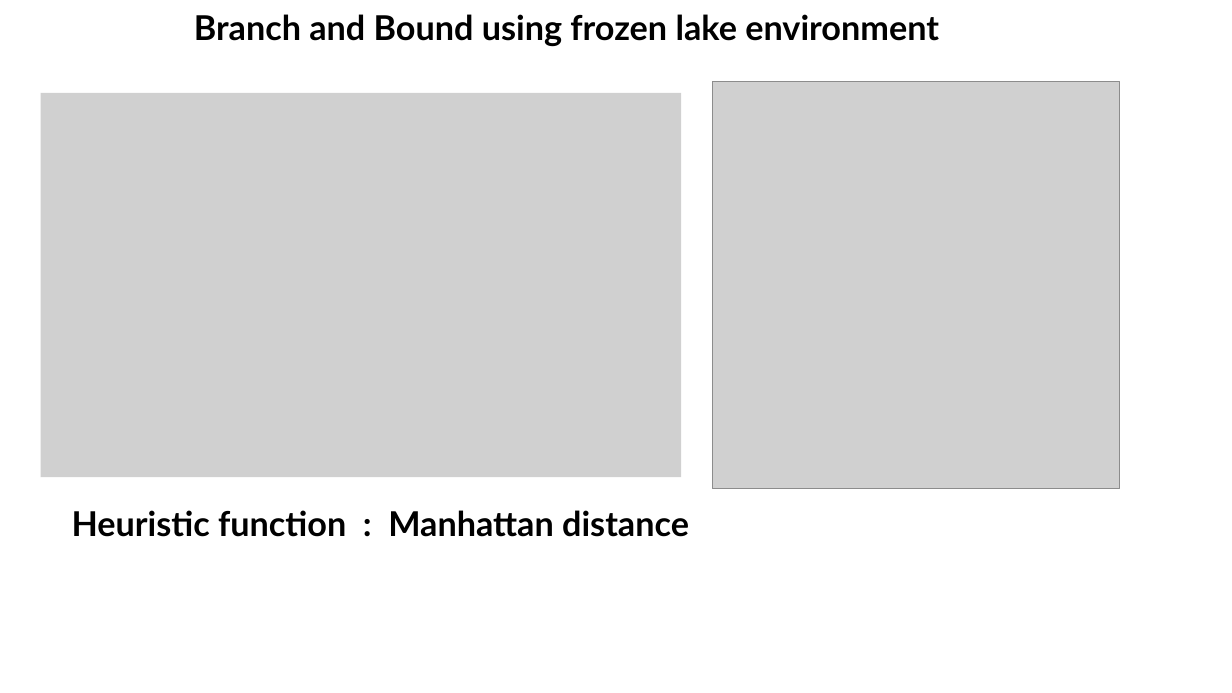
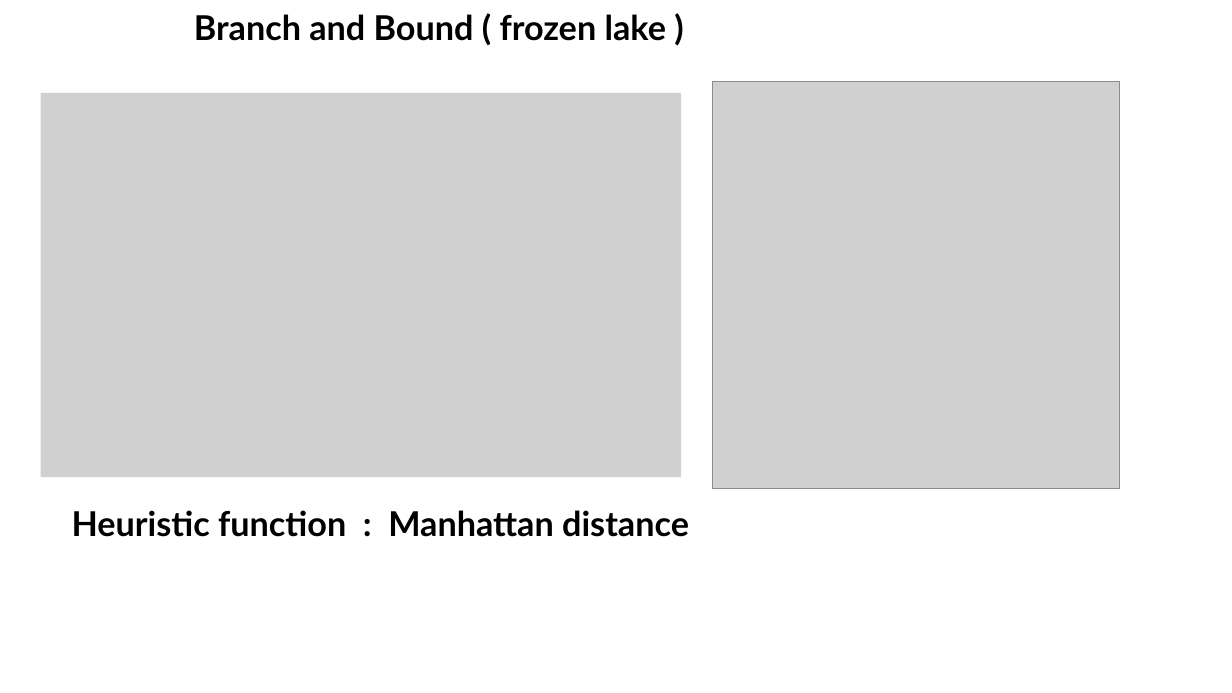
Before and after one commit to KowshikAllu/Search-and-Optimization-of-AI-algorithms, a slide deck: slide 2 of slides/AI_slides.pptx. Drawn at 1232x693 pixels with LibreOffice and Linux fonts; fonts in the diff are those of the drawing; grey boxes stand for pictures. Boxes give left, top, right and bottom in pixels: in the first picture for what was removed or moved away, otherwise in the second. Text is boxed around its words. In the diff, an @@ line names an element or a change of style, - is before the commit and + after.

```diff
--- a/slides/AI_slides.pptx
+++ b/slides/AI_slides.pptx
@@ text at [194,14,666,41]: text changed @@
-Branch and Bound using frozen lake environment
+Branch and Bound ( frozen lake )
```
Also in this commit, not shown: 3 other slides changed, 1 other file.
